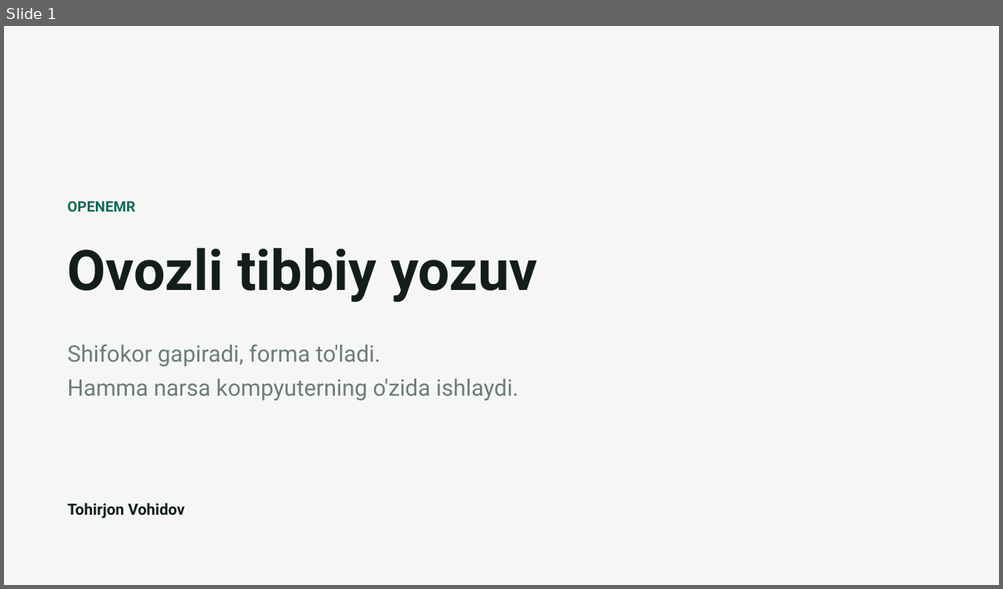
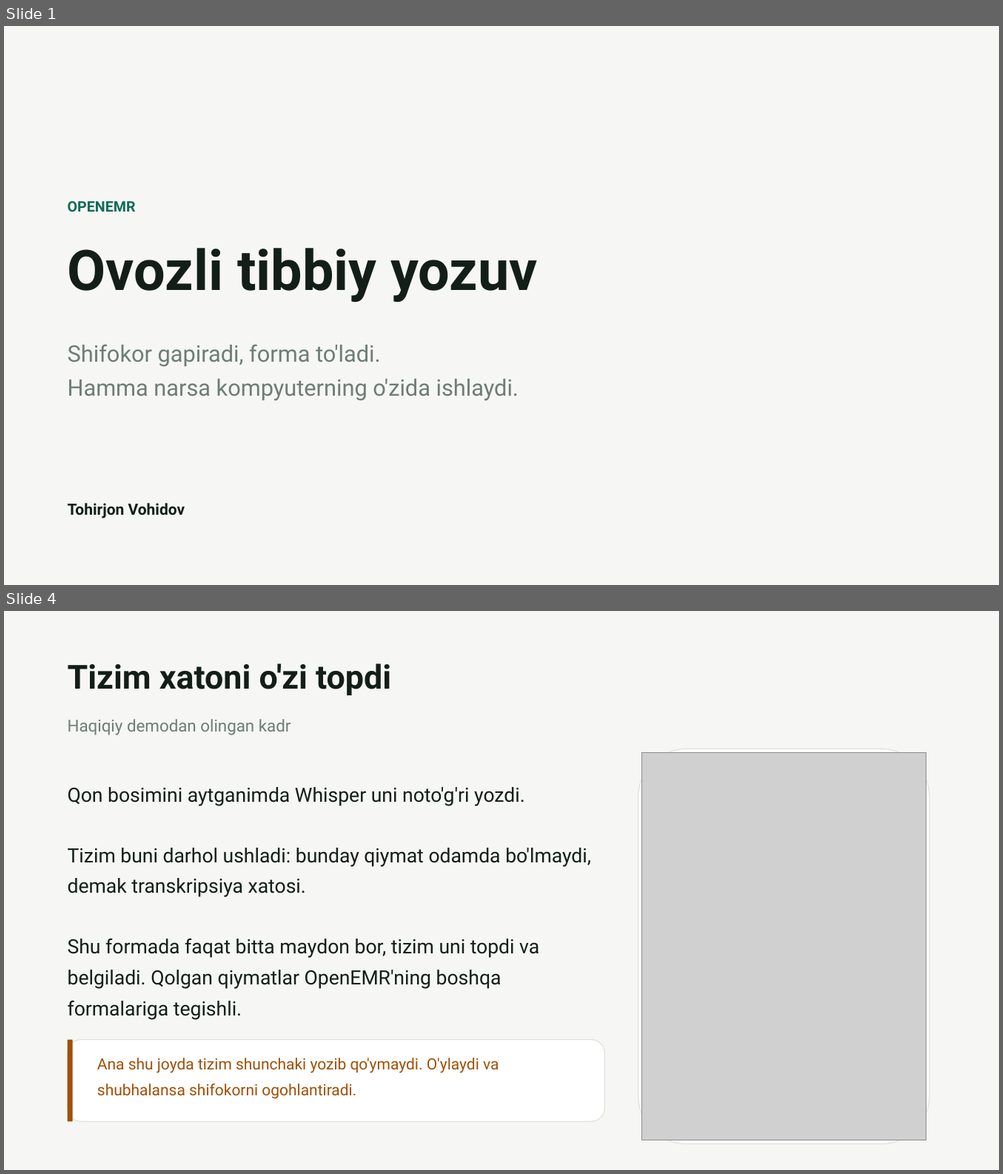
Before and after one commit to VohidovTohirjon/voice-to-text-openemr, a slide deck: docs/OpenEMR-ovozli-yozuv.pptx. Shown one above the other, each under a label of ours: slide 1 before the commit, slides 1 and 4 after it; the slides between them are not shown. The pictures are 1003x589 and 1003x1174 pixels, drawn with LibreOffice and Linux fonts; fonts in the diff are those of the drawing; grey boxes stand for pictures. Boxes give left, top, right and bottom in pixels: in the first picture for what was removed or moved away, otherwise in the second. Text is boxed around its words. In the diff, an @@ line names an element or a change of style, - is before the commit and + after.

```diff
--- a/docs/OpenEMR-ovozli-yozuv.pptx
+++ b/docs/OpenEMR-ovozli-yozuv.pptx
@@ slide 4 added at (x1=4, y1=611, x2=999, y2=1170), background #FFFFFF @@
@@ rectangle added at (x1=4, y1=611, x2=999, y2=1170), fill #F6F7F4 @@
@@ text added at (x1=68, y1=664, x2=391, y2=695), 32 pt, text #131E19, bold @@
+Tizim xatoni o'zi topdi
@@ text added at (x1=68, y1=719, x2=291, y2=735), 16 pt, text #6E7D76 @@
+Haqiqiy demodan olingan kadr
@@ rounded rectangle added at (x1=638, y1=749, x2=929, y2=1145), fill #FFFFFF, outline #D9E0DA 0.75 pt @@
@@ picture added at (x1=642, y1=753, x2=925, y2=1141) @@
@@ text added at (x1=68, y1=787, x2=591, y2=1020), 19 pt, text #131E19 @@
+Qon bosimini aytganimda Whisper uni noto'g'ri yozdi.
+Tizim buni darhol ushladi: bunday qiymat odamda bo'lmaydi,
+demak transkripsiya xatosi.
+Shu formada faqat bitta maydon bor, tizim uni topdi va
+belgiladi. Qolgan qiymatlar OpenEMR'ning boshqa
+formalariga tegishli.
@@ rounded rectangle added at (x1=68, y1=1040, x2=605, y2=1122), fill #FFFFFF, outline #D9E0DA 0.75 pt @@
@@ rounded rectangle added at (x1=68, y1=1040, x2=73, y2=1122), fill #A05007 @@
@@ text added at (x1=97, y1=1058, x2=498, y2=1099), 15 pt, text #A05007 @@
+Ana shu joyda tizim shunchaki yozib qo'ymaydi. O'ylaydi va
+shubhalansa shifokorni ogohlantiradi.
```
Also in this commit, not shown: 4 slides changed, 1 other slide added, 1 slide removed, 2 other files.
